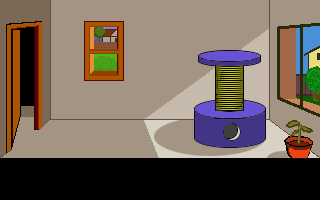
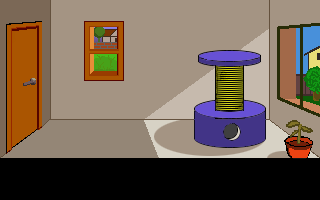
Two versions of the same layered image (320x200). Layer-by-layer changes:
showed "door_leftr_closed" over [6,25,42,154]
painted on "Background" over [1,117,159,158]
